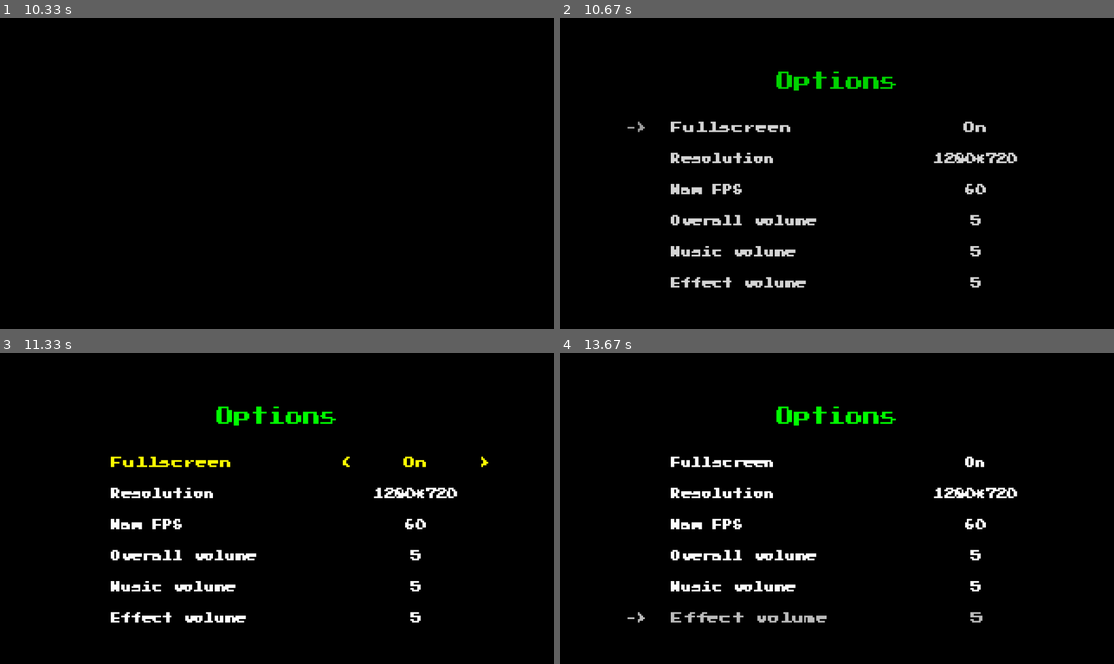
Above: before the commit, frames 1-4 (two rows, left to right).
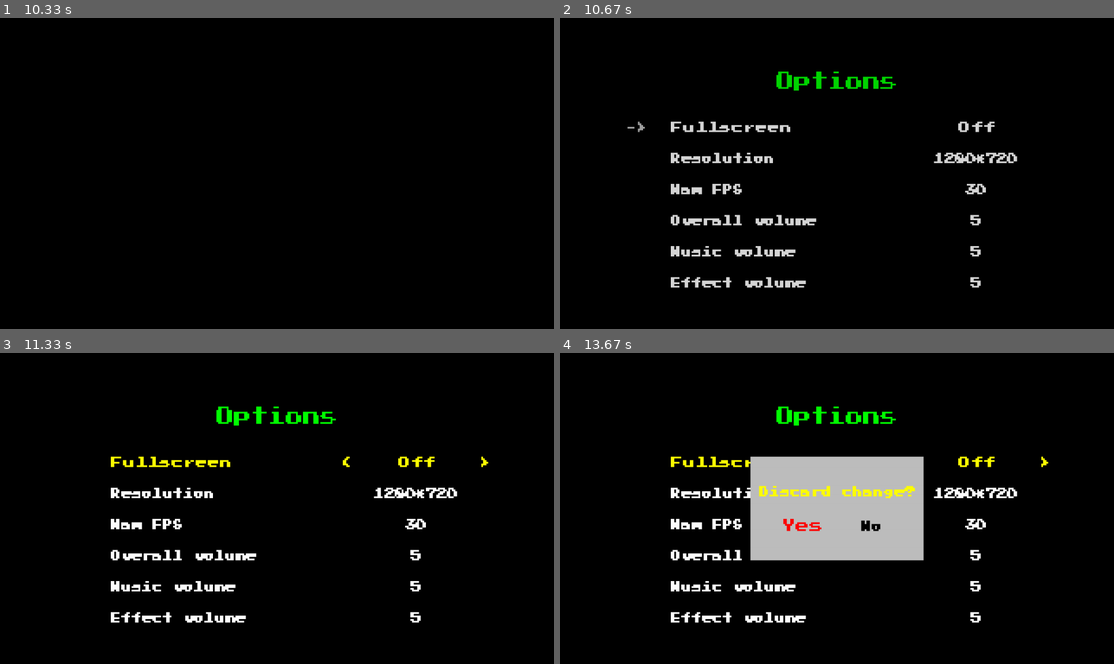
Above: after the commit, the same moments.

Repository: ShiratoDesu/evog_pygame
Game: pygame game, started from game.py
Same seed, same stepped clock (60 frames per second), same inputs: the game is played once before the commit and once after it.
Inputs:
- Up to frame 1 (10.33 s): hold Up 1.9-2.37 s; tap Enter at 3.57, 9.87 s; hold Down 6.47-6.93 s; hold Up 7.4-7.77 s; hold Down 8.47-8.83 s; hold Up from 10.2 s (still down)
- Up to frame 2 (10.67 s): release Up at 10.5 s
- Up to frame 3 (11.33 s): tap Enter at 11.03 s
- Up to frame 4 (13.67 s): hold Left 11.37-11.9 s; tap Enter at 12.27 s; tap Esc at 12.6 s; hold Up from 13.37 s (still down)

Frame 1 is identical in both runs. In frame 2, 0.2% of the frame differs, in the area x 71-79%, y 33-57%; in frame 3, 0.2%; in frame 4, 12%, in the area x 12-89%, y 33-87%.

Commit message:
add max fps setting

Diff:
--- a/saved/setting.txt
+++ b/saved/setting.txt
@@ -1 +1 @@
-{"fullscreen": true, "screen_w": 1280, "screen_h": 720, "max_fps": 60, "overall_sound": 0.5, "music_sound": 1, "effect_sound": 1}
+{"fullscreen": false, "screen_w": 1280, "screen_h": 720, "max_fps": 30, "overall_sound": 0.5, "music_sound": 1, "effect_sound": 1}
--- a/states/menus/options/options_menu.py
+++ b/states/menus/options/options_menu.py
@@ -38,15 +38,16 @@
         self.SETTING_OFFSET = -40
         self.setable_value = []
 
+    # update game value
     def update(self, delta_time, actions):
         self.update_setted_value()
 
         # when select choice to set
         if self.is_setting:
-            self.check_menu_index(actions)
+            self.run_setting_by_index(actions)
             self.move_setting_cursor(actions)
 
-        # normal options menu
+        # when normal options menu
         else:
             self.update_cursor(actions)
             if actions["escape"]:
@@ -58,6 +59,7 @@
                 self.is_setting = True
                 self.get_setable_value()
 
+    # render image to screen
     def render(self, surface):
         surface.fill("black")
         self.draw.draw_text(10, "Options", "green",
@@ -86,6 +88,7 @@
         self.options[self.menu_index][2] = "gray"
         self.setted_value[self.menu_index][2] = "gray"
 
+    # get value from game dict and assign to variable
     def get_setted_value(self):
         if self.game.setting_value["fullscreen"] == True:
             self.fullscreen = "On"
@@ -100,6 +103,7 @@
         self.effect_volume = int(
             (self.game.setting_value["effect_sound"] / 1) * 5)
 
+    # assign value of variable to setted_value list
     def update_setted_value(self):
         self.setted_value[0][1] = self.fullscreen
         self.setted_value[1][1] = self.resolution
@@ -108,6 +112,7 @@
         self.setted_value[4][1] = self.music_volume
         self.setted_value[5][1] = self.effect_volume
 
+    # draw each value and option setting
     def draw_options(self):
         # options choice
         for option in self.options:
@@ -118,15 +123,28 @@
             self.draw.draw_text(
                 value[0], value[1], value[2], self.CANVAS_W * value[3], self.CANVAS_H * value[4])
 
+    # draw cursor that point to options setting
     def draw_options_cursor(self):
         # setting cursor
         self.draw.draw_text(6, "->", "gray", (self.CANVAS_W *
                             self.options[self.menu_index][3]) + self.CURSOR_OFFSET, self.CANVAS_H * self.options[self.menu_index][4])
 
-    def check_menu_index(self, actions):
+    # run setting method base on menu_index
+    def run_setting_by_index(self, actions):
         if self.options[self.menu_index][1] == "Fullscreen":
             self.fullscreen_choice(actions)
-
+        elif self.options[self.menu_index][1] == "Resolution":
+            pass
+        elif self.options[self.menu_index][1] == "Max FPS":
+            self.max_fps_choice(actions)
+        elif self.options[self.menu_index][1] == "Overall volume":
+            pass
+        elif self.options[self.menu_index][1] == "Music volume":
+            pass
+        elif self.options[self.menu_index][1] == "Effect volume":
+            pass
+
+    # draw setting options when selected
     def draw_setting(self):
         self.options[self.menu_index][2] = "yellow"
         self.setted_value[self.menu_index][2] = "yellow"
@@ -135,6 +153,7 @@
         self.draw.draw_text(6, ">", "yellow", (self.CANVAS_W *
                             self.setted_value[self.menu_index][3]) - self.SETTING_OFFSET, self.CANVAS_H * self.setted_value[self.menu_index][4])
 
+    # move setting options cursor when selected
     def move_setting_cursor(self, actions):
         if actions["right"]:
             if self.setting_index != (self.setted_value[self.menu_index][5] - 1):
@@ -142,16 +161,20 @@
                 self.play_cursor_sound()
             else:
                 self.play_error_sound()
-        elif actions["left"]:
+        if actions["left"]:
             if self.setting_index != 0:
                 self.setting_index = self.setting_index - 1
                 self.play_cursor_sound()
             else:
                 self.play_error_sound()
 
+    # create list of each setting in options and set last index
     def get_setable_value(self):
         self.setable_value.clear()
         fullscreen_value = ["Off", "On"]
+        max_fps_value = [30,60]
+
+        # create fullscreen setting list
         if self.options[self.menu_index][1] == "Fullscreen":
             for value in fullscreen_value:
                 self.setable_value.append(value)
@@ -159,9 +182,24 @@
                     self.setting_index = fullscreen_value.index(value)
             self.last_setting_index = self.setting_index
 
+        # create max fps setting list
+        elif self.options[self.menu_index][1] == "Max FPS":
+            for value in max_fps_value:
+                self.setable_value.append(value)
+                if value == self.max_fps:
+                    self.setting_index = max_fps_value.index(value)
+            self.last_setting_index = self.setting_index
+
+    # method to run when fullscreen is selected
     def fullscreen_choice(self, actions):
+
+        # get last value before changed
         last_setting = self.setable_value[self.last_setting_index]
+
+        # set value to draw
         self.fullscreen = self.setable_value[self.setting_index]
+
+        # if player press enter to change value that not last value
         if actions["enter"] & (self.fullscreen != last_setting):
             self.play_confirm_sound()
             last_bool = self.game.setting_value["fullscreen"]
@@ -171,15 +209,48 @@
             elif self.fullscreen == "Off":
                 pygame.display.toggle_fullscreen()
                 self.game.setting_value["fullscreen"] = False
-            if self.check_confirm("Save change?", 6) != True:
+
+            # ask player to keep change and do below if player not keep
+            if self.check_confirm("Keep change?", 6) != True:
                 pygame.display.toggle_fullscreen()
                 self.game.setting_value["fullscreen"] = last_bool
                 self.fullscreen = last_setting
-                self.setted_value[0][1] = last_setting
             self.is_setting = False
+
+        # if player press escape while setting
         if actions["escape"]:
             self.play_back_sound()
             if self.check_confirm("Discard change?", 6):
                 self.fullscreen = last_setting
-                self.setted_value[0][1] = last_setting
                 self.is_setting = False
+
+    # method to run when max fps is selected
+    def max_fps_choice(self, actions):
+
+        # get last value before changed
+        last_setting = self.setable_value[self.last_setting_index]
+
+        # set value
+        self.max_fps = self.setable_value[self.setting_index]
+
+        # if player press enter to change value that not last value
+        if actions["enter"] & (self.max_fps != last_setting):
+            self.play_confirm_sound()
+            last_value = self.game.setting_value["max_fps"]
+            if self.max_fps == 30:
+                self.game.setting_value["max_fps"] = 30
+            elif self.max_fps == 60:
+                self.game.setting_value["max_fps"] = 60
+
+            # ask player to keep change and do below if player not keep
+            if self.check_confirm("Keep change?", 6) != True:
+                self.game.setting_value["max_fps"] = last_value
+                self.max_fps = last_setting
+            self.is_setting = False
+
+        # if player press escape while setting
+        if actions["escape"]:
+            self.play_back_sound()
+            if self.check_confirm("Discard change?", 6):
+                self.max_fps = last_setting
+                self.is_setting = False
